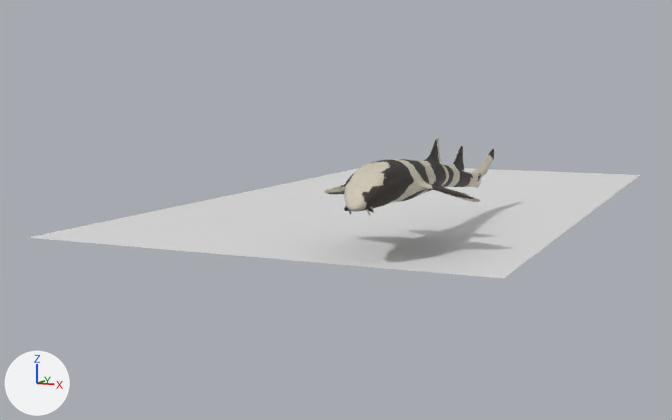
A saved change to the Blender file Shark.blend.
Both versions are drawn from a 50 mm camera at (11.9, -36.4, 3.6) aimed at (-8.2, 8.0, -3.0). Arrows for +X, +Y and +Z are at lower left; the lights stay in place.
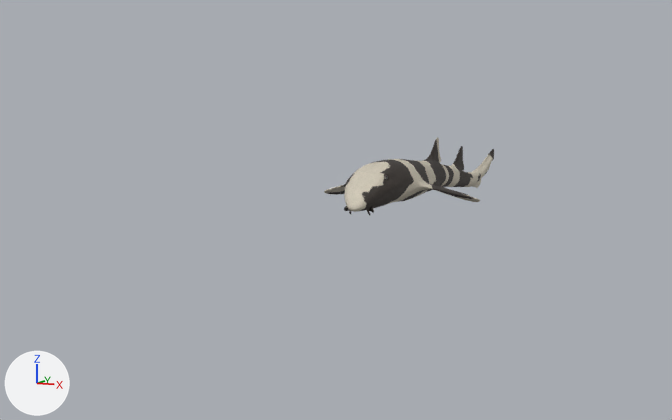
Pixel boxes (x1, y1, x2, y2) of what changed, in the pictures (672 x 420 px):
'Plane', hidden: before (28, 168, 640, 279)
'Cone', hidden: before (344, 205, 374, 216)
part 1 of me_object_002, built on: before (363, 179, 481, 211); after (324, 142, 493, 214)

Edits to the bpy script that builds the scene:
```text
Change me_object_002:
    used by ob_shark; location = (0.0, 0.0, 0.0); rotation_euler = (1.571, 0.0, 0.0), in degrees (90, 0, 0)
    remove me_object_002.from_pydata(...)  # 566 vertices, 500 faces; spans x 0.0..3.1, y -1.3..1.5, z -9.1..8.8
    add me_object_002.from_pydata(...)  # 1233 vertices, 1182 faces; spans x -3.1..3.1, y -1.3..1.5, z -9.1..8.8
    me_object_002 part 1: 6 vertices moved within x 0.0..0.5, y -1.0..-0.2, z -6.7..8.1; 617 vertices added at x -3.1..0.5, y -1.2..1.4, z -9.0..8.7
Change ob_plane:
    ob_plane.location: (-4.67, 10.22, -2.44) -> (0.0, 0.0, -2.51)
    add ob_plane.hide_viewport = True
Change ob_shark:
    remove _m = ob_shark.modifiers.new('Mirror', 'MIRROR')
    remove _m.use_clip = True
    where _m = ob_shark.modifiers.new('Subsurf', 'SUBSURF')
    add _m.use_adaptive_subdivision = True
Change ob_cone:
    add ob_cone.hide_viewport = True
```
